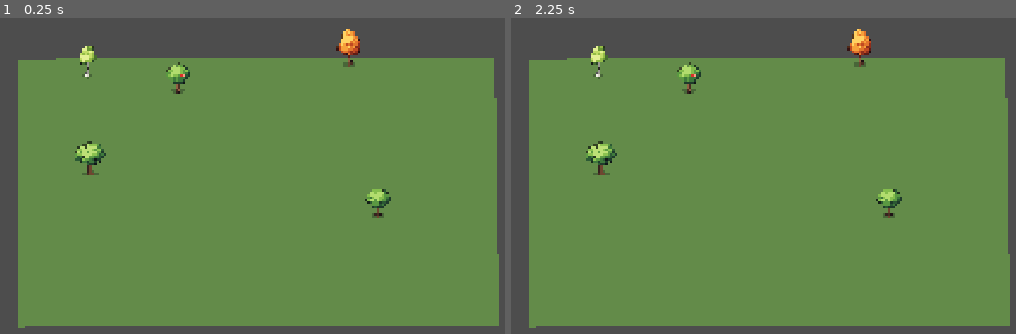
Above: before the commit, frames 1-2 (left to right).
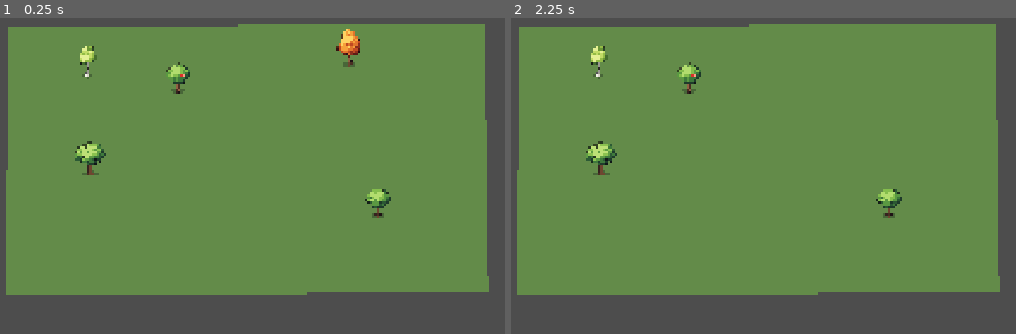
Above: after the commit, the same moments.

Repository: juego2026/juego2026
Game: Godot game, scene res://mundo.tscn
Two runs of this game, one before a commit and one after it. Both use one fixed random seed, a clock stepped at 60 frames per second and the inputs below.
Inputs (mouse positions are in pixels of both pictures, inside the frame that each line leads up to):
- Up to frame 1 (0.25 s): no input
- Up to frame 2 (2.25 s): tap Enter at 0.5, 2 s; move the mouse to (outside the picture) at 0.52 s; hold D (move_right) 0.53-1.28 s; tap T at 0.6, 1.55, 2.1 s; tap Space at 1.25 s; move the mouse to (748, 264) at 1.27 s; hold S (move_down) 1.28-2.03 s; click (748, 264) at 1.35 s; move the mouse to (985, 144) at 2.02 s; hold D (move_right) from 2.03 s (still down)

The runs differ from the first frame. In frame 1, 22% of the frame differs, in the area x 1-99%, y 1-99%; in frame 2, 23%.

Commit message:
Crear primer árbol talable con 3 golpes

Diff:
--- /dev/null
+++ b/nuevo-proyecto-de-juego/Scripts/arbol.gd
@@ -0,0 +1,55 @@
+
+extends StaticBody2D
+
+signal madera_obtenida(cantidad: int)
+
+@export var resistencia_maxima: int = 3
+
+var resistencia_actual: int
+
+var jugador_cerca: Node2D = null
+
+func _ready() -> void:
+	resistencia_actual = resistencia_maxima
+
+
+func recibir_golpe() -> void:
+	if resistencia_actual <= 0:
+		return
+
+	resistencia_actual -= 1
+
+	print("Golpe al árbol. Resistencia: ", resistencia_actual)
+
+	if resistencia_actual <= 0:
+		talar()
+
+func talar() -> void:
+	print("¡Árbol talado! Se ha obtenido 3 maderas.")
+	madera_obtenida.emit(3)
+	queue_free()
+
+
+
+func _on_zona_tala_body_entered(body: Node2D) -> void:
+	if body.is_in_group("jugador"):
+
+		jugador_cerca = body
+
+		print("¡Jugador cerca del árbol!")
+
+
+func _on_zona_tala_body_exited(body: Node2D) -> void:
+	if body == jugador_cerca:
+
+		jugador_cerca = null
+
+		print("El jugador se ha alejado del árbol.")
+
+		# Esta función permite probar la tala sin usar todavía el personaje.
+# Solo funcionará mientras tengamos esta prueba activada.
+func _unhandled_key_input(event: InputEvent) -> void:
+	# Si pulsamos la tecla T, simulamos un golpe al árbol.
+	if event is InputEventKey and event.pressed and not event.echo:
+		if event.keycode == KEY_T:
+			recibir_golpe()
--- a/nuevo-proyecto-de-juego/escenario_mauro.tscn
+++ b/nuevo-proyecto-de-juego/escenario_mauro.tscn
@@ -1,14 +1,11 @@
 [gd_scene format=3 uid="uid://k0wuvv43ut3j"]
 
-[ext_resource type="Texture2D" uid="uid://dv8efgsaqi23a" path="res://assets/arboles/autumn_maple.png" id="1_wmrrv"]
+[ext_resource type="PackedScene" uid="uid://d3b0w23d1cefh" path="res://escenas/arbol_arce.tscn" id="1_wmrrv"]
 [ext_resource type="Texture2D" uid="uid://uegsisirtavc" path="res://assets/arboles/apple_tree.png" id="2_mgk4d"]
 [ext_resource type="Texture2D" uid="uid://b2yv1ujbgwt4m" path="res://assets/arboles/birch.png" id="3_7uq3y"]
 [ext_resource type="Texture2D" uid="uid://1iiu6b1rnsv1" path="res://assets/arboles/oak.png" id="4_e0cwd"]
 
 [sub_resource type="CanvasTexture" id="CanvasTexture_gkab4"]
-
-[sub_resource type="RectangleShape2D" id="RectangleShape2D_b7hpn"]
-size = Vector2(10, 12)
 
 [sub_resource type="RectangleShape2D" id="RectangleShape2D_hfuxe"]
 size = Vector2(10, 8)
@@ -25,21 +22,12 @@
 [node name="Escenario" type="Node2D" unique_id=1099258791]
 
 [node name="Suelo" type="Polygon2D" parent="." unique_id=689264920]
-position = Vector2(24, 82)
+position = Vector2(-1, 4)
 color = Color(0.3882353, 0.54509807, 0.28627452, 1)
 texture = SubResource("CanvasTexture_gkab4")
 polygon = PackedVector2Array(0, 6, 1144, 0, 1154, 645, -4, 649)
 
-[node name="Arbol_01_Fisico" type="StaticBody2D" parent="." unique_id=1273788902]
-
-[node name="Arbol_01" type="Sprite2D" parent="Arbol_01_Fisico" unique_id=1759737218]
-position = Vector2(820, 60)
-scale = Vector2(1, 1.175)
-texture = ExtResource("1_wmrrv")
-
-[node name="CollisionShape2D" type="CollisionShape2D" parent="Arbol_01_Fisico" unique_id=42596560]
-position = Vector2(820, 100)
-shape = SubResource("RectangleShape2D_b7hpn")
+[node name="Arbol_01_Fisico" parent="." unique_id=2024484785 instance=ExtResource("1_wmrrv")]
 
 [node name="Arbol_02_Fisico" type="StaticBody2D" parent="." unique_id=1289018463]
 
--- /dev/null
+++ b/nuevo-proyecto-de-juego/escenas/arbol_arce.tscn
@@ -0,0 +1,32 @@
+[gd_scene format=3 uid="uid://d3b0w23d1cefh"]
+
+[ext_resource type="Texture2D" uid="uid://dv8efgsaqi23a" path="res://assets/arboles/autumn_maple.png" id="1_2js1r"]
+[ext_resource type="Script" uid="uid://dhfch63oc8hvw" path="res://Scripts/arbol.gd" id="1_io3sf"]
+
+[sub_resource type="RectangleShape2D" id="RectangleShape2D_b7hpn"]
+size = Vector2(10, 12)
+
+[sub_resource type="CircleShape2D" id="CircleShape2D_b7hpn"]
+radius = 30.0
+
+[node name="Arbol_Arce" type="StaticBody2D" unique_id=2024484785]
+script = ExtResource("1_io3sf")
+
+[node name="Arbol_01" type="Sprite2D" parent="." unique_id=381418439]
+position = Vector2(820, 60)
+scale = Vector2(1, 1.175)
+texture = ExtResource("1_2js1r")
+
+[node name="CollisionShape2D" type="CollisionShape2D" parent="." unique_id=852108493]
+position = Vector2(820, 100)
+shape = SubResource("RectangleShape2D_b7hpn")
+
+[node name="ZonaTala" type="Area2D" parent="." unique_id=706783303]
+position = Vector2(1, 0)
+
+[node name="CollisionShape2D" type="CollisionShape2D" parent="ZonaTala" unique_id=429399419]
+position = Vector2(819, 100)
+shape = SubResource("CircleShape2D_b7hpn")
+
+[connection signal="body_entered" from="ZonaTala" to="." method="_on_zona_tala_body_entered"]
+[connection signal="body_exited" from="ZonaTala" to="." method="_on_zona_tala_body_exited"]
--- /dev/null
+++ b/nuevo-proyecto-de-juego/pruba_tala.tscn
@@ -0,0 +1,8 @@
+[gd_scene format=3 uid="uid://3ibn0b34wmek"]
+
+[ext_resource type="PackedScene" uid="uid://d3b0w23d1cefh" path="res://escenas/arbol_arce.tscn" id="1_d1l47"]
+
+[node name="PrubaTala" type="Node2D" unique_id=218817608]
+
+[node name="Arbol_Arce" parent="." unique_id=2024484785 instance=ExtResource("1_d1l47")]
+position = Vector2(176, 342)
Not shown, added: nuevo-proyecto-de-juego/Scripts/arbol.gd.uid
